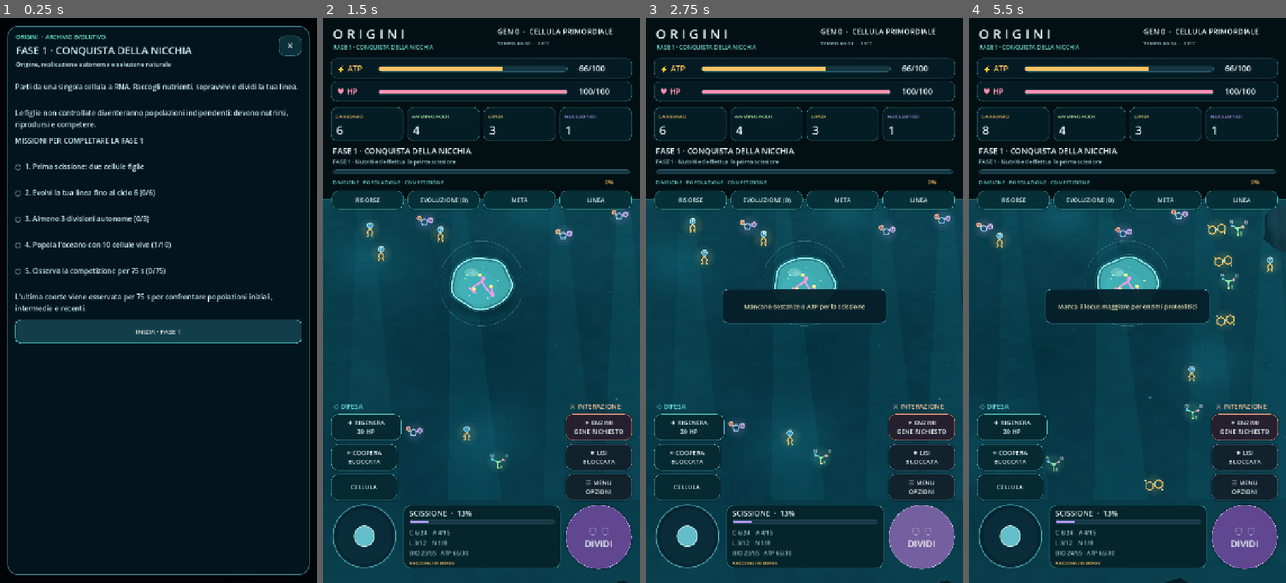
Above: before the commit, frames 1-4 (left to right).
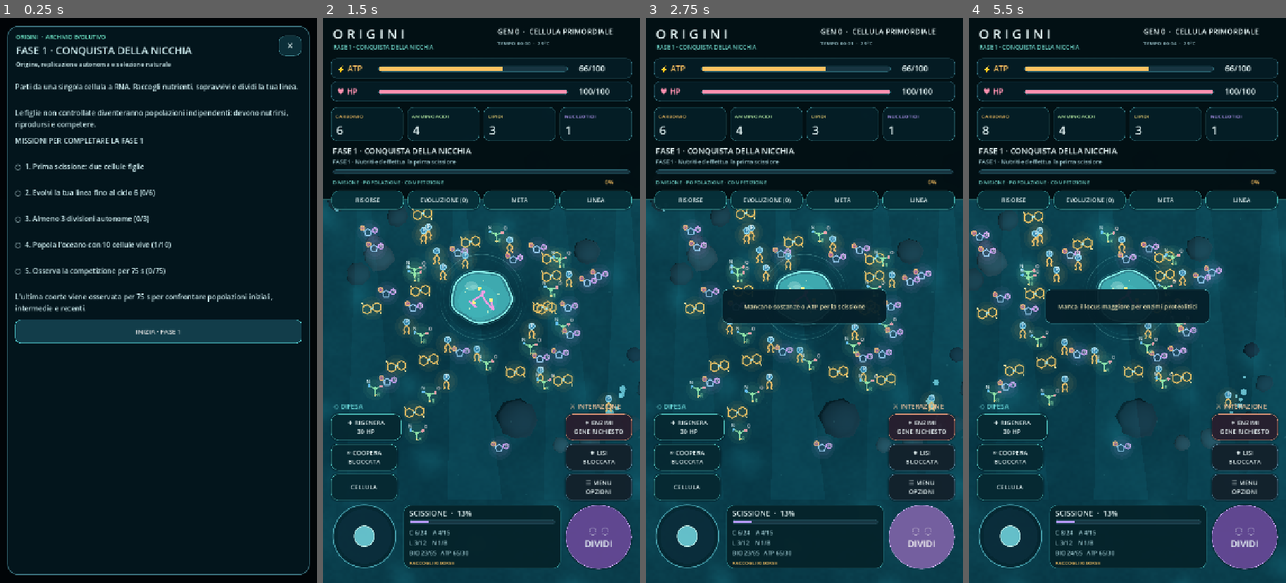
Above: after the commit, the same moments.

Repository: scorbetta17-gif/Origini
Game: Godot game, scene res://scenes/Main.tscn
Two runs of this game, one before a commit and one after it. Both use one fixed random seed, a clock stepped at 60 frames per second and the inputs below.
Inputs (mouse positions are in pixels of both pictures, inside the frame that each line leads up to):
- Up to frame 1 (0.25 s): no input
- Up to frame 2 (1.5 s): click "CELLULA" at 0.5 s; click "INIZIA · FASE 1" at 1.25 s
- Up to frame 3 (2.75 s): click "◌ ◌ DIVIDI" at 2 s
- Up to frame 4 (5.5 s): click "✚ RIGENERA 30 HP" at 2.75 s; click "✦ ENZIMI GENE RICHIESTO" at 3.5 s; click "✷ LISI BLOCCATA" at 4.25 s; move the mouse to (1197, 272) at 5.02 s; hold D from 5.03 s (still down); click (1197, 272) at 5.17 s

The runs differ from the first frame. In frame 2, 8.1% of the frame differs, in the area x 1-100%, y 32-100%; in frame 3, 6.9%; in frame 4, 7.9%.

Commit message:
Adopt orthographic angled overhead gameplay camera; keep perspective 3D macro toggle and scale pickups +10%

Diff:
--- a/src/main.gd
+++ b/src/main.gd
@@ -91,7 +91,9 @@
 var nutrient_respawn: float = 0.0
 var world_age: float = 0.0
 var last_external_arrival: float = -60.0
-var camera_offset := Vector3(0.0, 7.5, 8.7)
+# Overhead orthographic gameplay, unlike the prior low perspective.
+var camera_offset := Vector3(0.0,24.0,13.0)
+const ISOMETRIC_CAMERA_SIZE: float = 19.5
 var camera_focus: bool = false
 var world_radius: float = 25.0
 var attack_mode: String = ""
@@ -176,9 +178,10 @@
     division_options.clear()
     is_paused = false
     camera_focus = false
-    camera_offset = Vector3(0,7.5,8.7)
+    camera_offset = Vector3(0,24.0,13.0)
     if is_instance_valid(camera):
-        camera.fov = 34.0
+        camera.projection = Camera3D.PROJECTION_ORTHOGONAL
+        camera.size = ISOMETRIC_CAMERA_SIZE
     if is_instance_valid(joystick):
         joystick.set_controls_enabled(true)
         joystick.reset_input()
@@ -241,9 +244,10 @@
     sun.light_energy = 1.02
     add_child(sun)
     camera = Camera3D.new()
-    # Prospettiva vera: la dimensione apparente varia con la distanza.
-    camera.projection = Camera3D.PROJECTION_PERSPECTIVE
-    camera.fov = 34.0
+    # FONDAMENTALE: vista dall'alto in proiezione ortografica isometrica.
+    # Tutti gli affioramenti, i vulcani e le fessure sono geometria 3D vera.
+    camera.projection = Camera3D.PROJECTION_ORTHOGONAL
+    camera.size = ISOMETRIC_CAMERA_SIZE
     camera.near = .08
     camera.far = 115.0
     camera.position = camera_offset
@@ -313,7 +317,8 @@
 
 func _create_nutrient(kind: String, at: Vector3) -> void:
     var sphere := SphereMesh.new()
-    sphere.radius = .13 if kind == "detritus" else (.085 if kind != "nucleic" else .067)
+    # Il pickup fisico (vista landscape/macro) cresce del 10% come l'icona 2D.
+    sphere.radius = .143 if kind == "detritus" else (.0935 if kind != "nucleic" else .0737)
     sphere.height = .145
     sphere.radial_segments = 12
     sphere.rings = 7
@@ -632,9 +637,14 @@
 
 func _toggle_focus() -> void:
     camera_focus = not camera_focus
-    # Tre quarti: il volume 3D diventa leggibile anche nelle mutazioni laterali.
-    camera_offset = Vector3(1.3,2.1,3.4) if camera_focus else Vector3(0,7.5,8.7)
-    camera.fov = 38.0 if camera_focus else 34.0
+    # Macro 3D ravvicinato solo su richiesta. Ritorno al vero isometrico.
+    camera_offset = Vector3(1.3,2.1,3.4) if camera_focus else Vector3(0,24.0,13.0)
+    if camera_focus:
+        camera.projection = Camera3D.PROJECTION_PERSPECTIVE
+        camera.fov = 38.0
+    else:
+        camera.projection = Camera3D.PROJECTION_ORTHOGONAL
+        camera.size = ISOMETRIC_CAMERA_SIZE
     _layout_ui()
     buttons["focus"].text = "MONDO" if camera_focus else "CELLULA"
 
@@ -720,7 +730,7 @@
         var screen: Vector2 = camera.unproject_position(where)
         if screen.y < top_safe or screen.y > bottom_safe:
             continue
-        points.append({"pos":screen,"kind":str(n["kind"]),"scale":1.0})
+        points.append({"pos":screen,"kind":str(n["kind"]),"scale":1.10})
     nutrient_markers.configure(points,top_safe,bottom_safe,rect)
 
 func _update_cell_world_glyphs() -> void:
